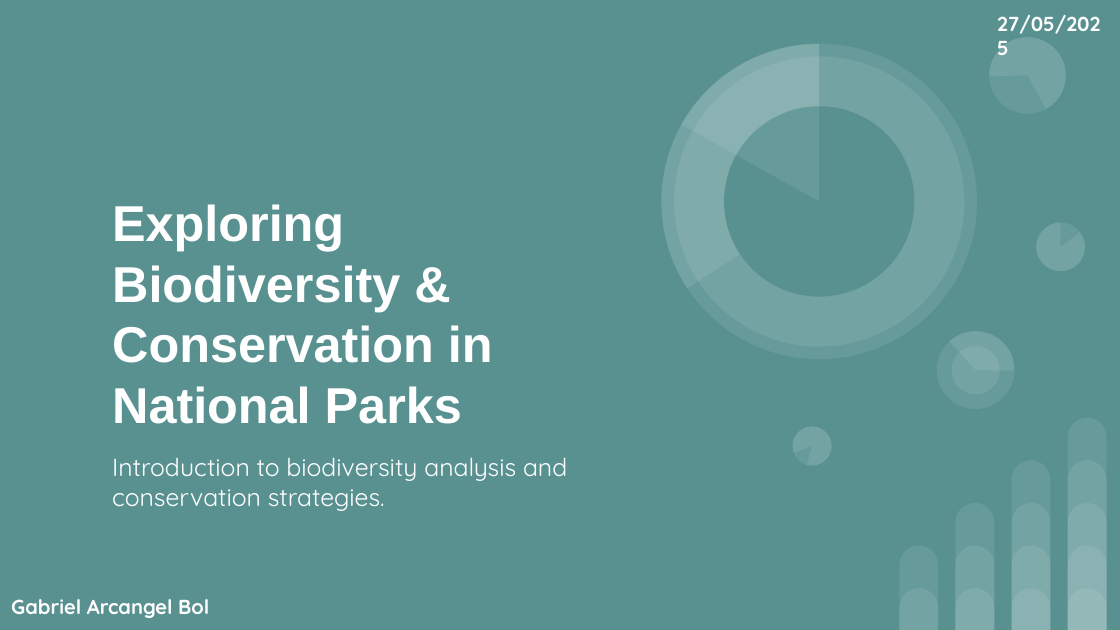
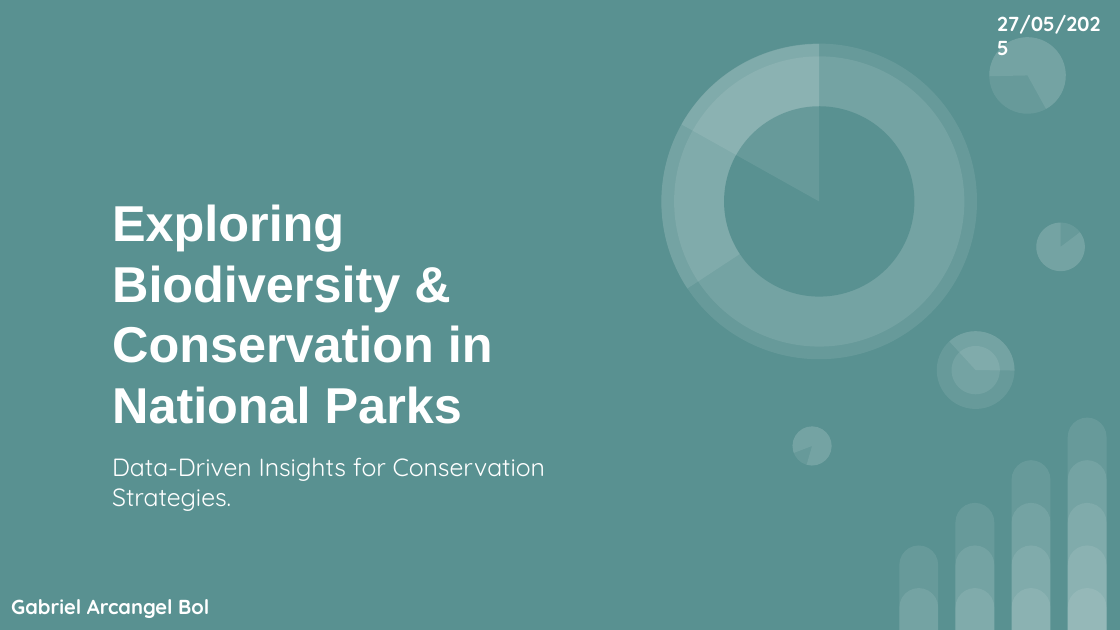
Before and after one commit to gabrielarcangelbol/biodiversity-in-national-parks, a slide deck: slide 1 of Exploring Biodiversity & Conservation in National Parks.pptx. Drawn at 1120x630 pixels with LibreOffice and Linux fonts; fonts in the diff are those of the drawing. Boxes give left, top, right and bottom in pixels: in the first picture for what was removed or moved away, otherwise in the second. Text is boxed around its words. In the diff, an @@ line names an element or a change of style, - is before the commit and + after.

```diff
--- a/Exploring Biodiversity & Conservation in National Parks.pptx
+++ b/Exploring Biodiversity & Conservation in National Parks.pptx
@@ subtitle at (112,457,545,511): text changed @@
-Introduction to biodiversity analysis and conservation strategies.
+Data-Driven Insights for Conservation Strategies.
```
Also in this commit, not shown: 8 other slides changed, 1 slide added, 1 slide removed.
